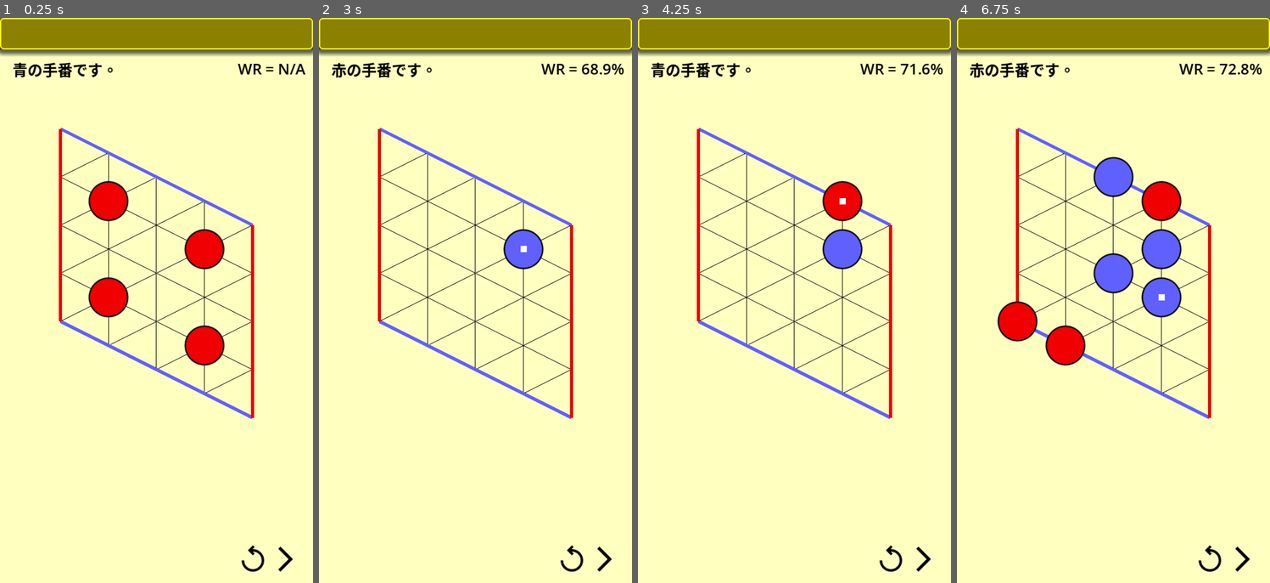
Above: before the commit, frames 1-4 (left to right).
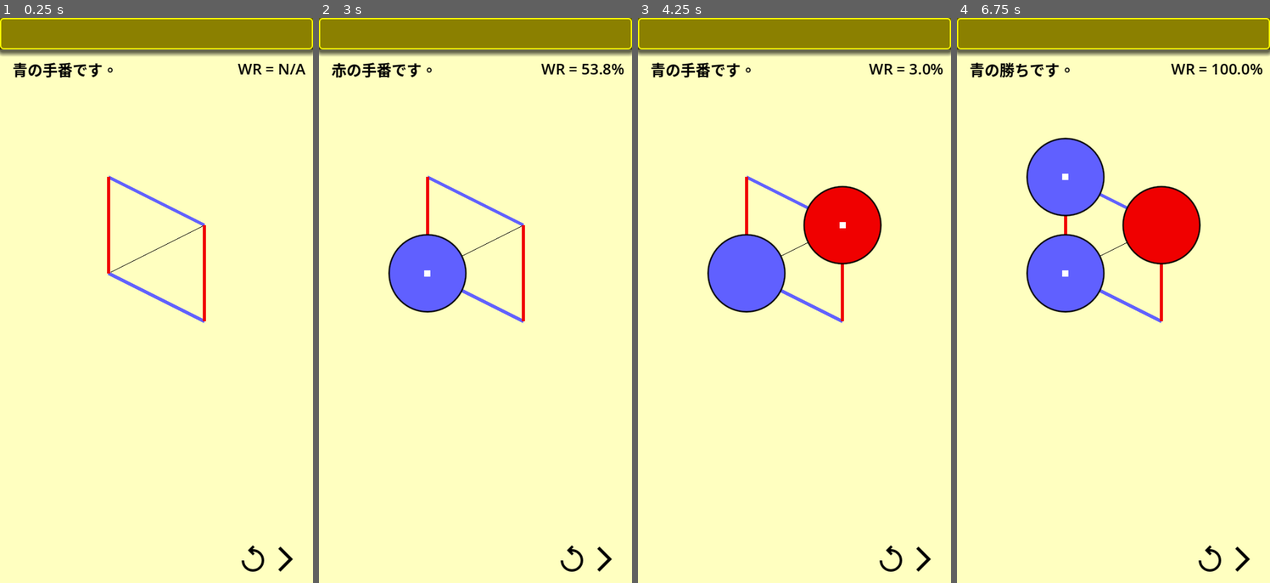
Above: after the commit, the same moments.

Repository: vivisuke/HexGame
Game: Godot game, scene res://main.tscn
The game is run twice, just before and just after one commit, with the same random seed, the same clock (stepped at 60 frames per second) and the same inputs.
Inputs (mouse positions are in pixels of both pictures, inside the frame that each line leads up to):
- Up to frame 1 (0.25 s): no input
- Up to frame 2 (3 s): click (572, 560) at 0.5 s; click (572, 560) at 1.25 s; click (572, 560) at 2 s; click (603, 560) at 2.75 s
- Up to frame 3 (4.25 s): click (922, 560) at 3.5 s
- Up to frame 4 (6.75 s): click (1241, 560) at 4.25 s; tap Enter at 5, 6.5 s; move the mouse to (1182, 272) at 5.02 s; click (1182, 272) at 5.17 s; tap Space at 5.75 s; move the mouse to (1050, 328) at 5.77 s; click (1050, 328) at 5.92 s; move the mouse to (1144, 176) at 6.52 s; click (1144, 176) at 6.67 s

The runs differ from the first frame. In frame 1, 6.1% of the frame differs, in the area x 18-82%, y 19-71%; in frame 2, 6.8%; in frame 3, 8.4%; in frame 4, 14%, in the area x 4-98%, y 7-71%.

Commit message:
0064 ◎ C 02/02 02/02 0.001│ToDo│BLACK, WHITE → BLUE, RED にリネーム

Diff:
--- a/hexgame/scripts/Board.gd
+++ b/hexgame/scripts/Board.gd
@@ -2,9 +2,10 @@
 extends Node
 
 enum {
-	EMPTY = 0, BLACK, WHITE, BWALL, WWALL
+	#EMPTY = 0, BLACK, WHITE, BWALL, WWALL
+	EMPTY = 0, BLUE, RED, BWALL, WWALL
 }
-const N_HORZ = 5
+const N_HORZ = 2
 const ARY_WIDTH = N_HORZ + 1
 const ARY_HEIGHT = N_HORZ + 2
 const ARY_SIZE = ARY_WIDTH * ARY_HEIGHT
@@ -33,10 +34,10 @@
 	m_eval.resize(ARY_SIZE)
 	m_cells.fill(BWALL)			# 青壁 for 上下
 	init()
-	if true:
-		for y in range(1, N_HORZ-1, 2):
-			for x in range(1, N_HORZ-1, 2):
-				m_cells[xyToIndex(x, y)] = WHITE
+	if false:
+		for y in range(2, N_HORZ-1, 2):
+			for x in range(2, N_HORZ-1, 2):
+				m_cells[xyToIndex(x, y)] = RED
 				m_next_id += 1
 		check_connected()
 func init():
@@ -91,20 +92,20 @@
 		if m_gid[xyToIndex(x, y)] == id:
 			return true
 	return false
-func put_col(x, y, col) -> bool:	# col: BLACK or WHITE
+func put_col(x, y, col) -> bool:	# col: BLUE or RED
 	var ix = xyToIndex(x, y)
 	m_cells[ix] = col
 	#check_connected()
 	update_gid(x, y)
 	var id = m_gid[ix]
-	if col == BLACK:
+	if col == BLUE:
 		return find_horz(id, 0) && find_horz(id, N_HORZ-1)	# 上辺・下辺に打った箇所と同じ gid の石があるか？
 	else:
 		return find_vert(id, 0) && find_vert(id, N_HORZ-1)
 func put_black(x, y):
-	m_cells[xyToIndex(x, y)] = BLACK
+	m_cells[xyToIndex(x, y)] = BLUE
 func put_white(x, y):
-	m_cells[xyToIndex(x, y)] = WHITE
+	m_cells[xyToIndex(x, y)] = RED
 func sel_move_random() -> Vector2:
 	var lst : PackedVector2Array
 	for y in range(N_HORZ):
@@ -175,7 +176,7 @@
 		for x in range(N_HORZ):
 			var ix = xyToIndex(x, y)
 			var col = m_cells[ix]
-			if (col == BLACK || col == WHITE) && m_gid[ix] == 0:
+			if (col == BLUE || col == RED) && m_gid[ix] == 0:
 				id += 1
 				check_connected_sub(ix, col, id)
 func BFS_sub(dist, col):
@@ -261,7 +262,7 @@
 		x = min_dist_x(N_HORZ-1)
 		get_shortest_path_sub(xyToIndex(x, N_HORZ-1))
 func is_black_or_white(ix):
-	return m_cells[ix] == BLACK || m_cells[ix] == WHITE
+	return m_cells[ix] == BLUE || m_cells[ix] == RED
 func eval_empty():
 	m_eval.fill(0)
 	for y in range(N_HORZ):
@@ -290,14 +291,14 @@
 					m_eval[ix] += 10
 # ランダム着手によるプレイアウト
 # return
-# return 勝者 BLACK or WHITE
+# return 勝者 BLUE or RED
 func playout_random(next, x, y) -> int:		# 次を (x, y) に打ち、その後はランダム
 	var b2 = Board.new()
 	b2.copy_from(self)
 	if b2.put_col(x, y, next):
 		return next
 	while true:
-		next = (BLACK + WHITE) - next
+		next = (BLUE + RED) - next
 		var mv = b2.sel_move_random()
 		if b2.put_col(mv.x, mv.y, next):
 			return next
--- a/hexgame/scripts/MCTS.gd
+++ b/hexgame/scripts/MCTS.gd
@@ -8,9 +8,9 @@
 	var visits = 0		# 訪問回数
 	var wins = 0		# 勝利回数 (ロールアウトで勝利した場合にカウント)
 	var prior_probability = 0.0		# 事前確率 (必要に応じて使用)
-	var move : Vector2				# 親ノードからこのノードへの着手
-
-	func _init(parent_node, move_made : Vector2):
+	var move : Vector3i				# 親ノードからこのノードへの着手（x, y, col）
+
+	func _init(parent_node, move_made : Vector3i):
 		##self.board_state = board_state.copy_from(board_state)
 		#self.board_state = Board.new()
 		#self.board_state.copy_from(board_state)
@@ -61,28 +61,31 @@
 	board_size = Board.N_HORZ
 	player_color = p_color
 	#opponent_color = o_color
-	root_node = MCTSNode.new(null, Vector2(-1, -1)) # 初期盤面を根ノードとする
+	root_node = MCTSNode.new(null, Vector3i(-1, -1, -1)) # 初期盤面を根ノードとする
 	#heuristic_calculator = HexHeuristicValueCalculator.new(board_size)
 	#
 	for y in range(board_size):
 		for x in range(board_size):
 			if board.get_col(x, y) == Board.EMPTY:
-				root_node.children.push_back(MCTSNode.new(root_node, Vector2(x, y)))
+				root_node.children.push_back(MCTSNode.new(root_node, Vector3i(x, y, p_color)))
 				#root_node.visits += 1
 				#root_node.children.back().visits = 1
 				#var bd = Board.new()
 				#bd.copy_from(board)
 				#if bd.playout_random(p_color, x, y) == p_color:
 				#	root_node.children.back().wins = 1
-func do_rollout(board : Board, node : MCTSNode, col):
+func do_rollout(board : Board, node : MCTSNode):
 	var bd = Board.new()
 	bd.copy_from(board)
 	var x = node.move.x
 	var y = node.move.y
+	var col = node.move.z
 	#node.visits += 1
 	var wcol = bd.playout_random(col, x, y)
 	#if wcol == col:
 	#	node.wins += 1
+	#if x == 0 && y == 4:
+	#	print(node.move, "wcol = ", wcol)
 	return wcol
 func print():
 	print("MCTSNode:")
@@ -90,11 +93,12 @@
 func add_children():
 	pass
 func do_expand_node(node, rbd):
+	var oc = (Board.BLUE + Board.RED) - node.move.z
 	for y in range(board_size):
 		for x in range(board_size):
 			if board.get_col(x, y) == Board.EMPTY:
 				#node.visits += 1
-				node.children.push_back(MCTSNode.new(node, Vector2(x, y)))
+				node.children.push_back(MCTSNode.new(node, Vector3i(x, y, oc)))
 				#node.children.back().visits = 1
 				#var bd = Board.new()
 				#bd.copy_from(rbd)
@@ -107,7 +111,7 @@
 		node.visits += 1
 		if col == wcol:
 			node.wins += 1
-		col = (Board.BLACK + Board.WHITE) - col
+		col = (Board.BLUE + Board.RED) - col
 		node = node.parent
 func do_search(iterations: int) -> Vector2:
 	for i in range(iterations):
@@ -118,32 +122,34 @@
 		var node : MCTSNode = root_node # 探索開始ノードを根ノードに設定
 		#node = node.select_child_ucb(c_puct, node.visits) # UCB で子ノードを選択
 		var go = false
+		var wcol
 		while !node.children.is_empty():
 			node = node.select_child_ucb(c_puct, node.visits) # UCB で子ノードを選択
 			#if node.visits == 0: break		# 未評価ノードの場合
-			if bd.put_col(node.move.x, node.move.y, col):		# 終局
+			if bd.put_col(node.move.x, node.move.y, node.move.z):		# 終局
 				#node.wins += 1
+				wcol = node.move.z
 				go = true
 				break;
-			col = (Board.BLACK + Board.WHITE) - col
-		var wcol = col
+			#col = (Board.BLUE + Board.RED) - col
 		if !go:
 			# ノード展開（Expansion）
-			##if node.visits != 0 && node.children.is_empty():
-			##	#var o_col = (Board.BLACK + Board.WHITE) - col
-			##	do_expand_node(node, bd)
-			##	node = node.children[node.children.size()/2]
+			if node.visits != 0 && node.children.is_empty():
+				#var o_col = (Board.BLUE + Board.RED) - col
+				do_expand_node(node, bd)
+				node = node.children[node.children.size()/2]
 			# ロールアウト（Rollout）
-			wcol = do_rollout(bd, node, col)
+			wcol = do_rollout(bd, node)
 		#
-		do_backpropagate(node, col, wcol)
+		do_backpropagate(node, node.move.z, wcol)
 	# 出来上がったツリーから最善手を求める
 	var mv = Vector2(-1, -1)
 	win_rate = -INF
 	for node in root_node.children:
 		if float(node.wins)/node.visits > win_rate:
 			win_rate = float(node.wins)/node.visits
-			mv = node.move
+			mv.x = node.move.x
+			mv.y = node.move.y
 	print("max w/v = %.1f%%"%(win_rate*100))
 	print("root_node.win/visits = %d/%d" % [root_node.wins, root_node.visits])
 	return mv
--- a/hexgame/scripts/board_rect.gd
+++ b/hexgame/scripts/board_rect.gd
@@ -67,7 +67,7 @@
 		for x in range(BWD):
 			var col = bd.get_col(x, y)
 			if col != Board.EMPTY:
-				draw_stone(x, y, col == Board.BLACK)
+				draw_stone(x, y, col == Board.BLUE)
 	# 着手箇所強調
 	if put_pos.x >= 0:
 		var p = vec2ToPos(put_pos)
--- a/hexgame/scripts/main.gd
+++ b/hexgame/scripts/main.gd
@@ -1,20 +1,16 @@
 extends Node2D
 
 var bd
-var next = Board.BLACK
+var next = Board.BLUE
 var game_over = false
 
 func _ready():
 	seed(1)
 	bd = Board.new()
-	#var mcts = MCTS.new(bd, Board.BLACK, Board.WHITE)
-	#mcts.add_children()
-	#mcts.print()
 	$BoardRect.bd = bd
 	#bd.put_black(0, 1)
 	#bd.put_white(1, 0)
 	#bd.print()
-	#var next = Board.BLACK
 	print_next()
 	bd.print_gid()
 	bd.eval_empty()
@@ -26,8 +22,8 @@
 			print("put pos = ", pos)
 			if bd.put_col(pos.x, pos.y, next):
 				break
-			next = (Board.BLACK + Board.WHITE) - next
-		if next == Board.BLACK:
+			next = (Board.BLUE + Board.RED) - next
+		if next == Board.BLUE:
 			$MessLabel.text = "青の勝ちです。"
 		else:
 			$MessLabel.text = "赤の勝ちです。"
@@ -37,11 +33,11 @@
 	pass # Replace with function body.
 func init_board():
 	game_over = false
-	next = Board.BLACK
+	next = Board.BLUE
 	bd.init()
 	$BoardRect.queue_redraw()
 func print_next():
-	if next == Board.BLACK:
+	if next == Board.BLUE:
 		$MessLabel.text = "青の手番です。"
 	else:
 		$MessLabel.text = "赤の手番です。"
@@ -54,7 +50,7 @@
 	if bd.put_col(pos.x, pos.y, next):
 		# 終局した場合
 		game_over = true
-		if next == Board.BLACK:
+		if next == Board.BLUE:
 			$MessLabel.text = "青の勝ちです。"
 		else:
 			$MessLabel.text = "赤の勝ちです。"
@@ -63,13 +59,13 @@
 		bd.print_gid()
 		bd.BFS(pos.x, pos.y)
 		bd.print_dist()
-		bd.get_shortest_path(next == Board.BLACK)
+		bd.get_shortest_path(next == Board.BLUE)
 		$BoardRect.view_path = true
 	else:
 		#bd.print()
 		bd.BFS(pos.x, pos.y)
 		#bd.print_dist()
-		next = (Board.BLACK + Board.WHITE) - next
+		next = (Board.BLUE + Board.RED) - next
 		print_next()
 		#bd.print_gid()
 		bd.eval_empty()
@@ -91,7 +87,7 @@
 	#var pos = bd.sel_move_PMC(next)
 	var pos = bd.sel_move_MCTS(next)
 	$EvalLabel.text = "WR = %.1f%%" % (bd.win_rate*100)
-	#var mcts = MCTS.new(bd, Board.BLACK, Board.WHITE)
+	#var mcts = MCTS.new(bd, Board.BLUE, Board.RED)
 	#mcts.add_children()
 	#mcts.print()
 	print("put pos = ", pos)
Not shown, changed: HexGame.spr
